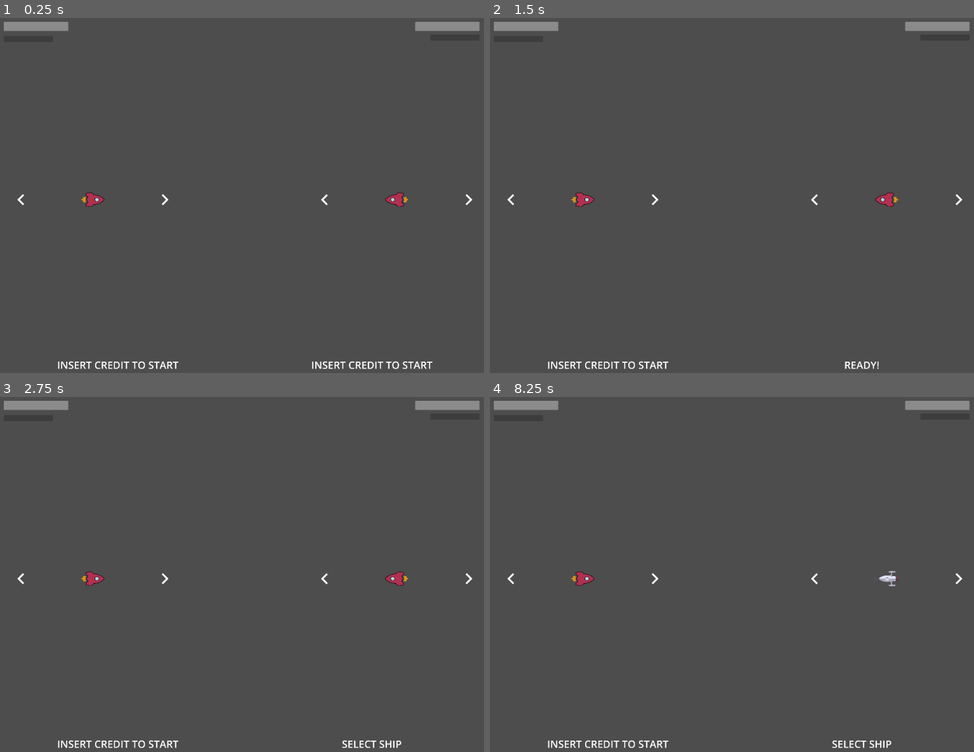
Above: before the commit, frames 1-4 (two rows, left to right).
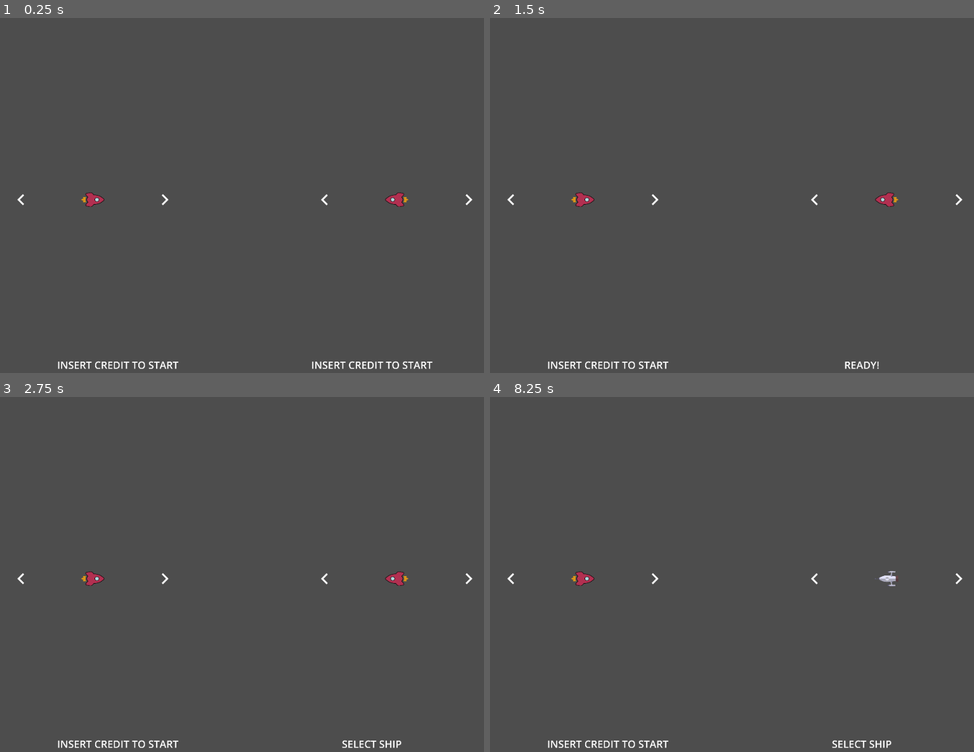
Above: after the commit, the same moments.

Repository: RajwolChapagain/Arcade-Game
Game: Godot game, scene res://main.tscn
The game is run twice, just before and just after one commit, with the same random seed, the same clock (stepped at 60 frames per second) and the same inputs. The engine's default icon, where the game draws it, is replaced by a stand-in: a white triangle on a blue panel in a dark square.
Inputs:
- Up to frame 1 (0.25 s): no input
- Up to frame 2 (1.5 s): tap Enter (p2_insert_coin) at 0.5 s; tap S (p2_down) at 0.6 s; tap Space at 1.25 s; tap Up (p2_fire) at 1.35 s
- Up to frame 3 (2.75 s): tap Enter (p2_insert_coin) at 2 s; hold Enter (p2_insert_coin) from 2.03 s (still down)
- Up to frame 4 (8.25 s): tap Space at 2.75, 4.25 s; release Enter (p2_insert_coin) at 2.78 s; tap A (p2_left) at 2.85 s; tap Enter (p2_insert_coin) at 3.5, 7.35 s; hold D (p2_right) 3.53-4.28 s; tap Shift (p2_shield) at 4.35 s; tap W (p2_up) at 5.1 s; tap S (p2_down) at 5.85 s; hold Up (p2_fire) 6.53-7.28 s; hold A (p2_left) from 8.03 s (still down)

The runs differ from the first frame. In frame 1, 0.7% of the frame differs, in the area x 0-100%, y 1-4%; in frame 2, 0.7%; in frame 3, 0.7%; in frame 4, 0.7%.

Commit message:
Spawn ships with correct position and rotation

Diff:
--- a/main.gd
+++ b/main.gd
@@ -178,8 +178,9 @@
 	p1_ship_node.bullet_ring_activated.connect(on_player1_bullet_ring_activated)
 	p2_ship_node.bullet_ring_activated.connect(on_player2_bullet_ring_activated)
 	p2_ship_node.owner_player = 2
-	p1_ship_node.global_position = Vector2($Camera2D.get_screen_center_position().x - 200, $Camera2D.get_screen_center_position().y)
-	p1_ship_node.global_position = Vector2($Camera2D.get_screen_center_position().x + 200, $Camera2D.get_screen_center_position().y)
+	p1_ship_node.global_position = Vector2($Camera2D.get_screen_center_position().x - 1000, $Camera2D.get_screen_center_position().y)
+	p2_ship_node.global_position = Vector2($Camera2D.get_screen_center_position().x + 1000, $Camera2D.get_screen_center_position().y)
+	p2_ship_node.rotation += PI
 
 	p2_ship_node.LEFT_STRING = "p2_left"
 	p2_ship_node.RIGHT_STRING = "p2_right"
--- a/main.tscn
+++ b/main.tscn
@@ -35,6 +35,7 @@
 zoom = Vector2(0.25, 0.25)
 
 [node name="HUD" parent="." instance=ExtResource("4_kn60h")]
+visible = false
 offset_left = -2000.0
 offset_top = -1500.0
 offset_right = 2000.0
